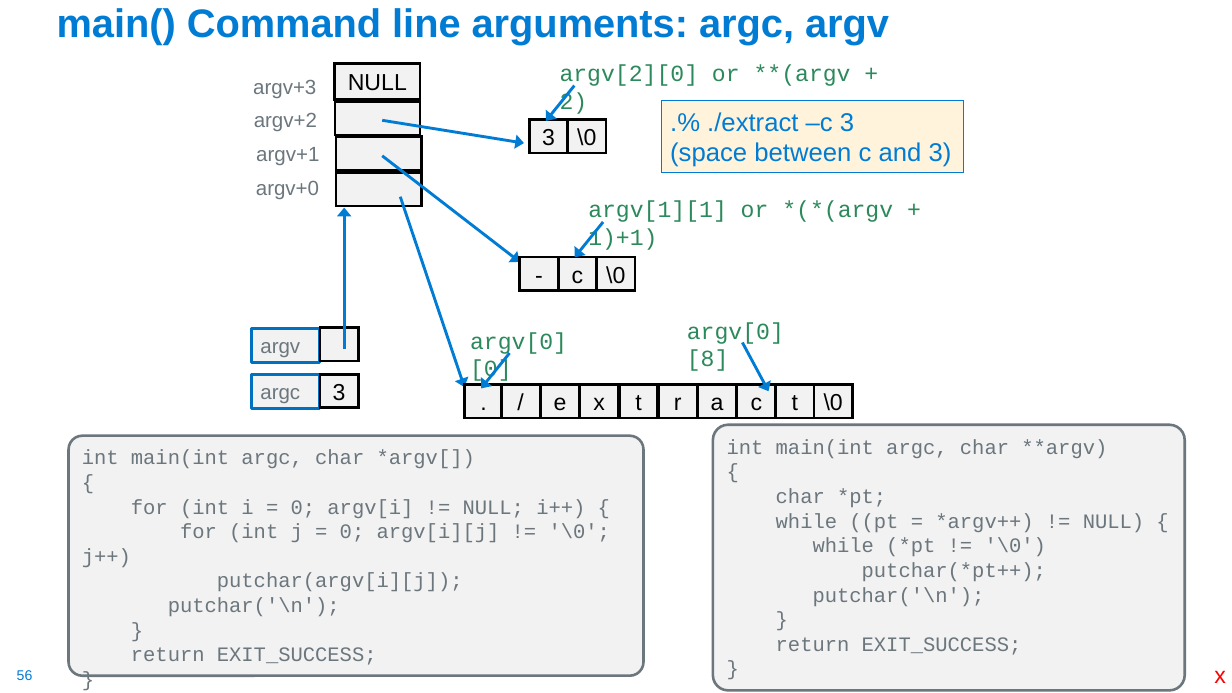
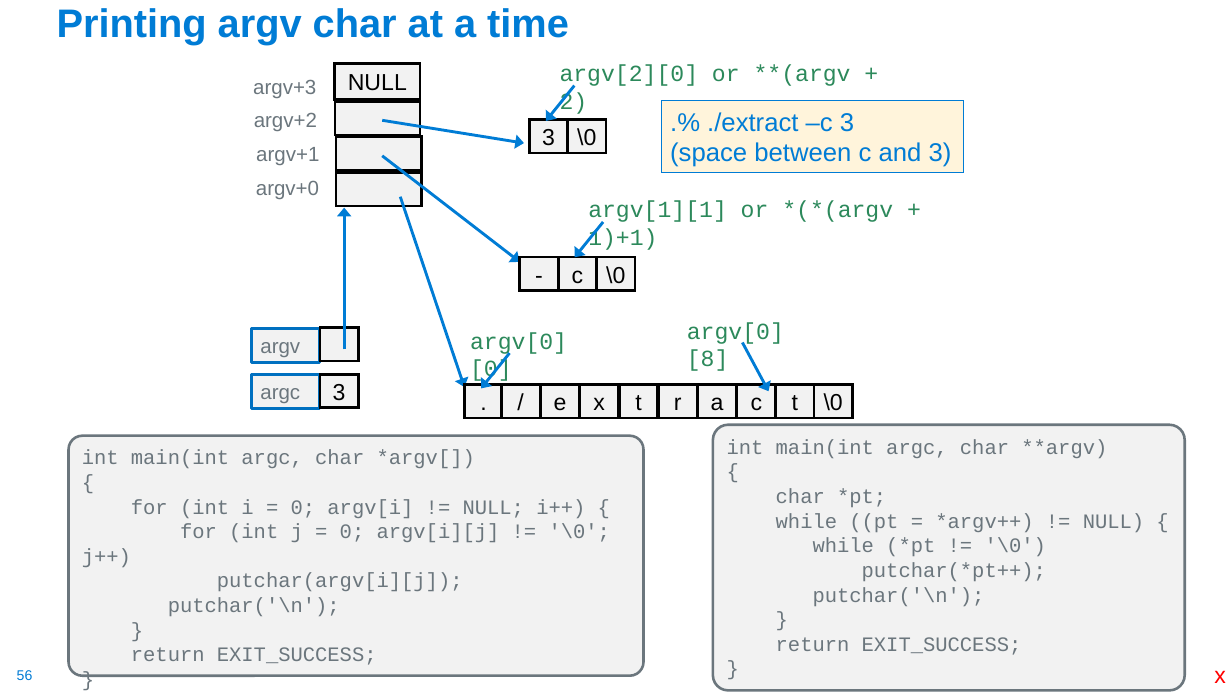
Before and after one commit to cse30-sp24/Muller-Slides, a slide deck: slide 56 of Lecture-6.pptx. Drawn at 1232x693 pixels with LibreOffice and Linux fonts; fonts in the diff are those of the drawing. Boxes give left, top, right and bottom in pixels: in the first picture for what was removed or moved away, otherwise in the second. Text is boxed around its words. In the diff, an @@ line names an element or a change of style, - is before the commit and + after.

```diff
--- a/Lecture-6.pptx
+++ b/Lecture-6.pptx
@@ title at <box>57,8,569,45</box>: text changed @@
-main() Command line arguments: argc, argv
+Printing argv char at a time
```
Also in this commit, not shown: 5 other slides changed, 2 other files.
